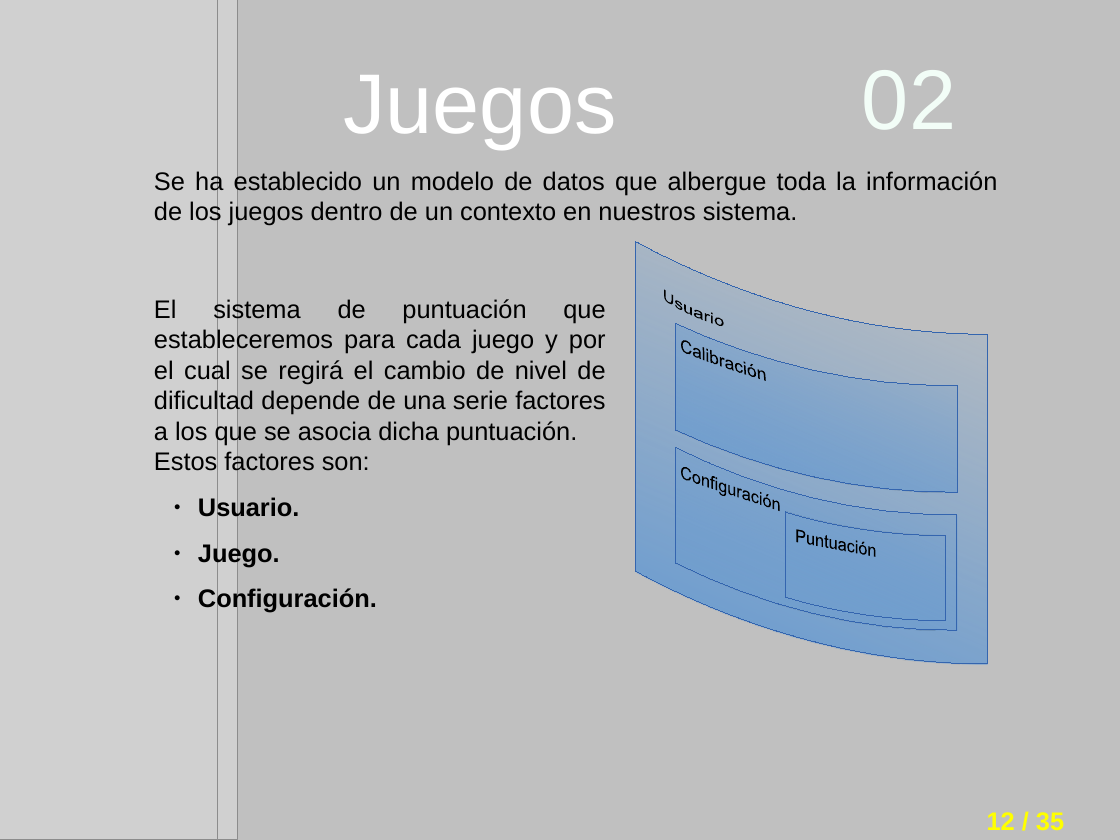
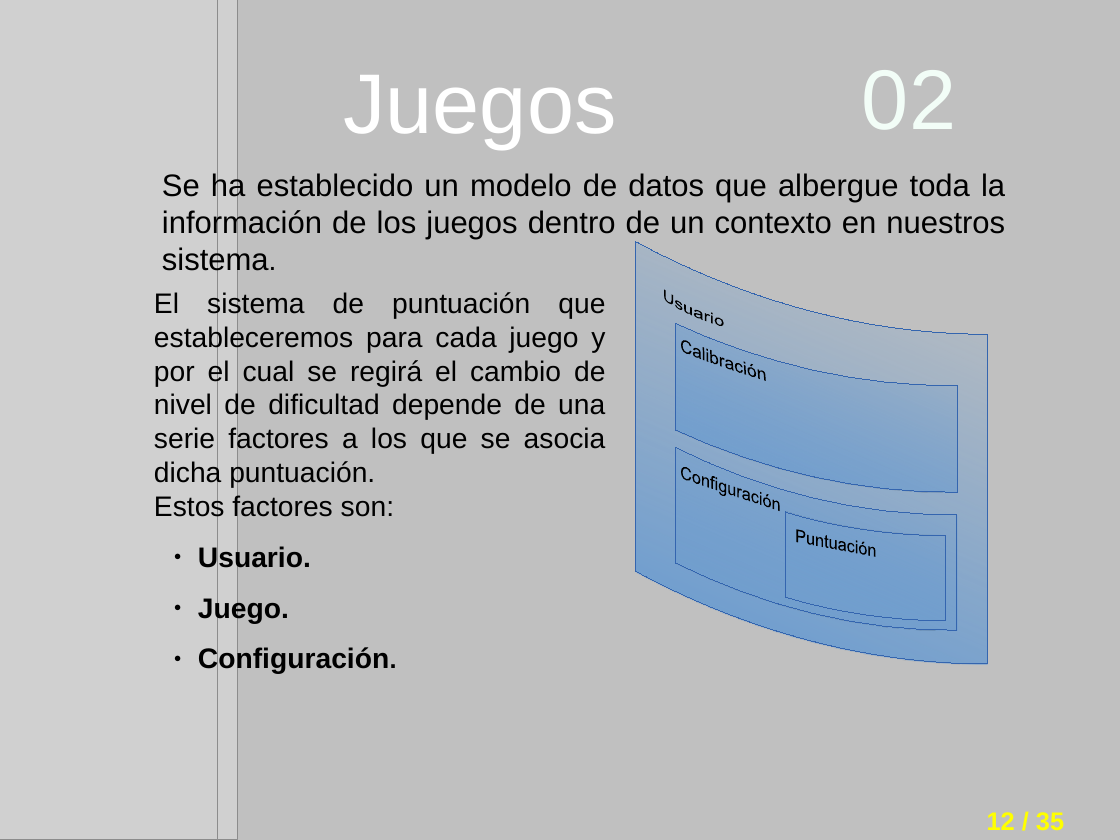
Before and after one commit to i62navpm/PFCweb, a slide deck: slide 12 of Documentación/Presentación.odp. Drawn at 1120x840 pixels with LibreOffice and Linux fonts; fonts in the diff are those of the drawing; grey boxes stand for pictures; background and template pictures are left out. Boxes give left, top, right and bottom in pixels: in the first picture for what was removed or moved away, otherwise in the second. Text is boxed around its words. In the diff, an @@ line names an element or a change of style, - is before the commit and + after.

Commit message:
Últimos cambios

```diff
--- a/Documentación/Presentación.odp
+++ b/Documentación/Presentación.odp
@@ text "Se ha establecido un modelo ..." moved from (x1=154, y1=169, x2=997, y2=226) to (x1=162, y1=171, x2=1005, y2=276) @@
@@ text "Se ha establecido un modelo ..." at (x1=162, y1=171, x2=1005, y2=276): size 18 to 22 pt; size 18 to 20 pt in "sistema." @@
@@ text "El sistema de puntuación que ..." at (x1=154, y1=291, x2=606, y2=674): size 18 to 20 pt @@
```
Also in this commit, not shown: 11 other slides changed, 1 other file.
